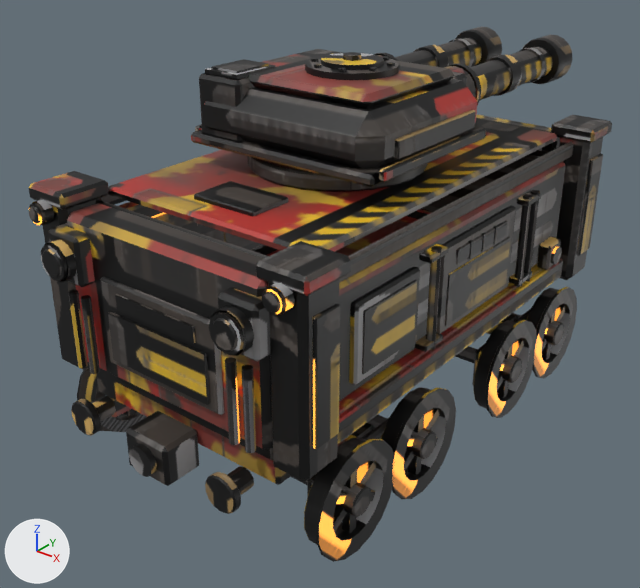
One commit to the FBX model Assets/Art/Vehicles/DRL_DoubleGunCar/Meshes/SM_DRL_DoubleGunCar.fbx: the scene before it, then after it.
The view is the same before and after, from a 50 mm lens placed at (1.75, -2.36, 1.85), pointed at (-0.06, -0.1, 0.45). Lighting does not change. The marker at lower left points along +X, +Y and +Z. The picture after the commit comes second. Where no turn or scale is listed for an object, it has been applied to the vertices.

The first picture shows 'Axle_1', 'Axle_2', 'Axle_3', 'Axle_4', 'Body', 'Cannon_L', 'Cannon_R', 'Turret'.
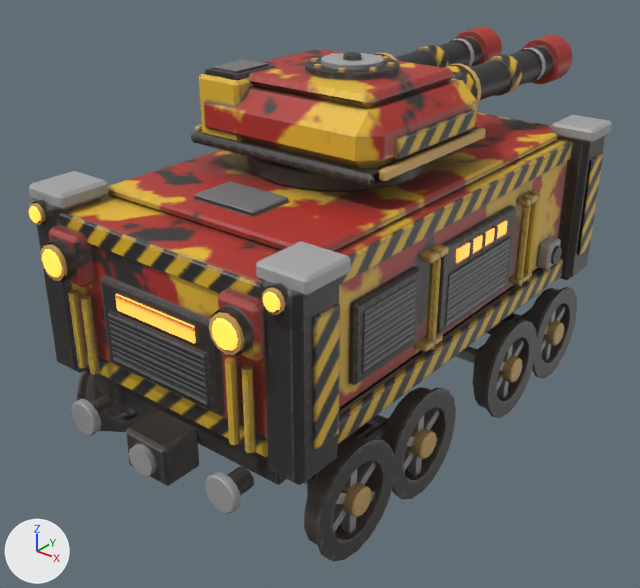
The change, as JSON lines over the scene's bpy script:
```json
{"block": "me_sm_cannon", "where": "me_sm_cannon.from_pydata(...)  # 336 vertices, 247 faces; spans x -0.092..0.092, y 0.0..0.92, z -0.092..0.092"}
{"block": "me_sm_cannon", "where": "# used by ob_cannon_r; parent = ob_turret; location = (0.16, 0.33, 0.18)"}
{"block": "me_sm_cannon", "change": "me_sm_cannon part 1: 247 kept faces spanning x -0.092..0.092, y 0.0..0.92, z -0.092..0.092 get new texture (UV) coordinates"}
{"block": "me_turret", "where": "me_turret.from_pydata(...)  # 615 vertices, 457 faces; spans x -0.385..0.385, y -0.32..0.38, z 0.0..0.36"}
{"block": "me_turret", "where": "# used by ob_turret; parent = ob_drl_doubleguncar; location = (0.0, -0.08, 0.95)"}
{"block": "me_turret", "change": "me_turret part 9: texture (UV) coordinates of 457 of 457 faces, centred in x -0.385..0.385, y -0.32..0.38, z 0.0..0.36, changed; they spanned u 0.01..0.99, v 0.01..0.99 and now span u 0.01..0.99, v 0.01..0.99"}
{"block": "me_sm_wheelset", "where": "me_sm_wheelset.from_pydata(...)  # 424 vertices, 360 faces; spans x -0.55..0.55, y -0.187..0.187, z -0.19..0.19"}
{"block": "me_sm_wheelset", "where": "# used by ob_axle_2; parent = ob_drl_doubleguncar; location = (0.0, 0.3, 0.17)"}
{"block": "me_sm_wheelset", "change": "me_sm_wheelset part 2: 360 kept faces spanning x -0.55..0.55, y -0.187..0.187, z -0.19..0.19 get new texture (UV) coordinates"}
{"block": "me_body", "where": "# used by ob_body; location = (0.0, 0.0, 0.0)"}
{"op": "remove", "block": "me_body", "code": "me_body.from_pydata(...)  # 2866 vertices, 2176 faces; spans x -0.55..0.55, y -1.02..1.02, z 0.06..0.98"}
{"op": "add", "block": "me_body", "code": "me_body.from_pydata(...)  # 2906 vertices, 2210 faces; spans x -0.55..0.55, y -1.02..1.02, z 0.06..0.98"}
{"block": "me_body", "change": "me_body part 3: the loose piece of 24 vertices spanning x -0.46..0.46, y -0.76..0.76, z 0.45..0.87 is rebuilt with 24 vertices and now spans x -0.46..0.46, y -0.9..0.9, z 0.45..0.92"}
{"block": "me_body", "change": "me_body part 4: a new loose piece of 24 vertices spanning x 0.45..0.47, y -0.74..0.74, z 0.86..0.92, in mat_m_drl_doubleguncar"}
{"block": "me_body", "change": "me_body part 5: a new loose piece of 24 vertices spanning x -0.4..0.4, y 0.89..0.91, z 0.86..0.92, in mat_m_drl_doubleguncar"}
{"block": "me_body", "change": "me_body part 6: a new loose piece of 24 vertices spanning x -0.4..0.4, y -0.91..-0.89, z 0.86..0.92, in mat_m_drl_doubleguncar"}
{"block": "me_body", "change": "me_body part 7: 24 vertices moved from x -0.53..0.53, y -0.9..0.9, z 0.36..0.38 to x -0.53..0.53, y -0.92..0.92, z 0.36..0.38; 84 vertices removed from x -0.53..0.53, y -0.9..0.9, z 0.4..0.93; 28 vertices added at x -0.53..0.53, y -0.92..0.92, z 0.92..0.95"}
{"block": "me_body", "change": "me_body part 8: 2081 kept faces spanning x -0.55..0.55, y -1.02..1.02, z 0.06..0.98 get new texture (UV) coordinates"}
{"block": "me_body", "change": "other edits to the shape of me_body do not show in these pictures"}
```

Location of each change, (x1, y1, x2, y2) in pixels of the pictures (640 x 588 px):
```json
{"object": "Body", "change": "reshaped", "before": [29, 114, 612, 514], "after": [29, 112, 612, 514]}
{"part": 1, "of": "me_sm_cannon", "change": "surface changed", "before": [373, 26, 572, 105], "after": [373, 26, 572, 105]}
{"part": 2, "of": "me_sm_wheelset", "change": "surface changed", "before": [77, 287, 572, 562], "after": [77, 287, 572, 562]}
{"part": 3, "of": "me_body", "change": "rebuilt", "before": [119, 150, 565, 401], "after": [65, 114, 568, 438], "on screen": "mostly hidden before"}
{"part": 4, "of": "me_body", "change": "added", "after": [339, 142, 572, 285]}
{"part": 5, "of": "me_body", "change": "added", "after": [476, 112, 551, 127], "on screen": "mostly hidden"}
{"part": 6, "of": "me_body", "change": "added", "after": [60, 213, 263, 300]}
{"part": 7, "of": "me_body", "change": "built on", "before": [43, 114, 603, 481], "after": [34, 136, 605, 485]}
{"part": 8, "of": "me_body", "change": "surface changed", "before": [29, 115, 612, 514], "after": [29, 115, 612, 514]}
{"part": 9, "of": "me_turret", "change": "surface changed", "before": [191, 49, 487, 192], "after": [191, 49, 487, 192], "on screen": "lighter"}
```
